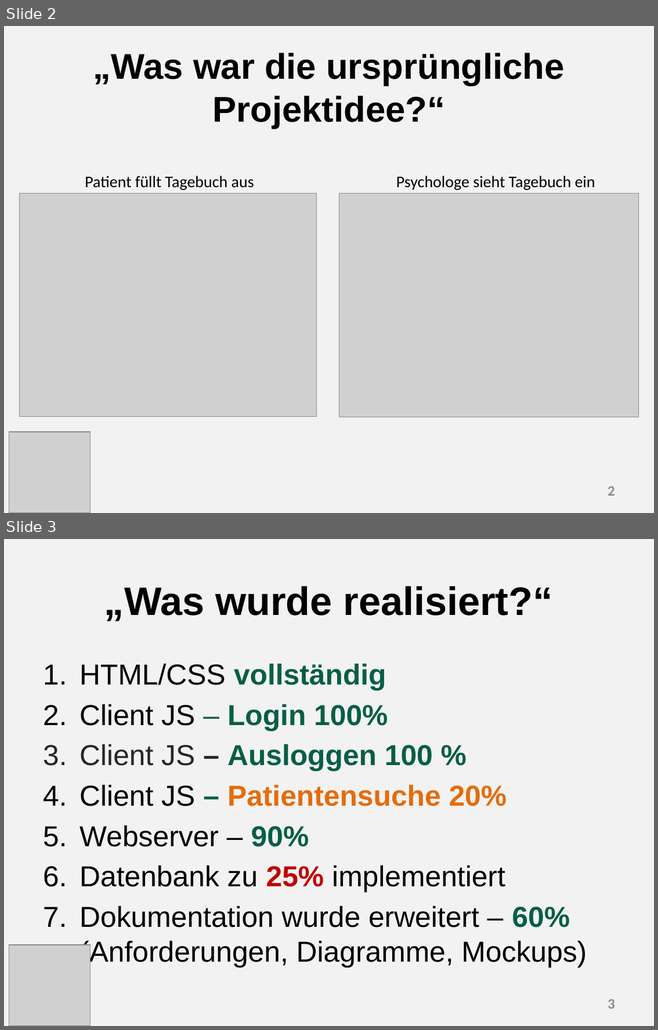
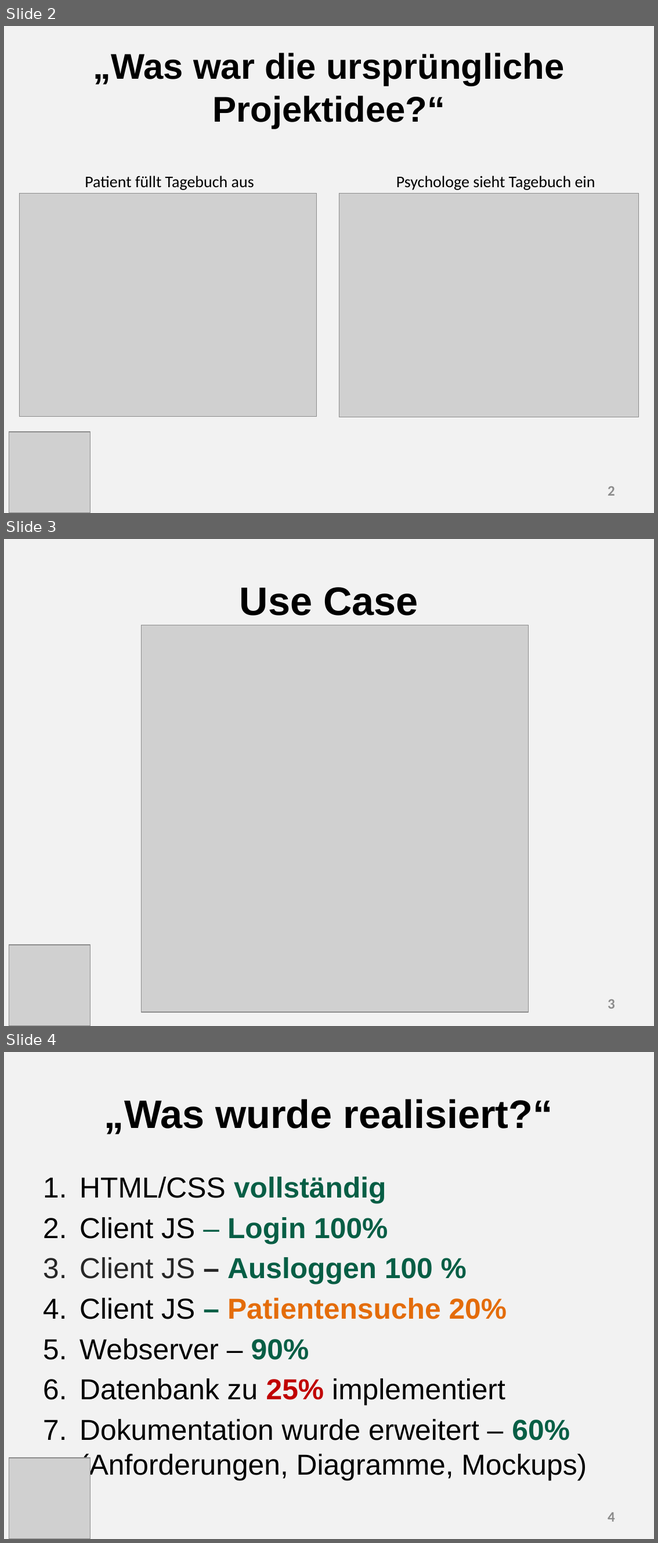
Before and after one commit to valeriapag/E-Mood-Tracker, a slide deck: Doku/Präsentation.pptx. Shown one above the other, each under a label of ours: slides 2 and 3 before the commit, slides 2, 3 and 4 after it. The pictures are 658x1030 and 658x1543 pixels, drawn with LibreOffice and Linux fonts; fonts in the diff are those of the drawing; grey boxes stand for pictures. Boxes give left, top, right and bottom in pixels: in the first picture for what was removed or moved away, otherwise in the second. Text is boxed around its words. In the diff, an @@ line names an element or a change of style, - is before the commit and + after.

Commit message:
use case in ptäsentation

```diff
--- a/Doku/Präsentation.pptx
+++ b/Doku/Präsentation.pptx
@@ slide 3 added at [4, 539, 654, 1026], background #BFBFBF at 19% opacity @@
@@ title added at [239, 587, 418, 616], 44 pt, text #000000, bold @@
+Use Case
@@ picture added at [141, 625, 528, 1012] @@
@@ picture added at [9, 945, 90, 1026] @@
@@ page number added at [607, 1000, 615, 1009], 16 pt, text #8C8C8C, bold @@
+3
@@ what was slide 3 is now slide 4 @@
@@ page number at [607, 1513, 615, 1522]: text changed @@
-3
+4
```
